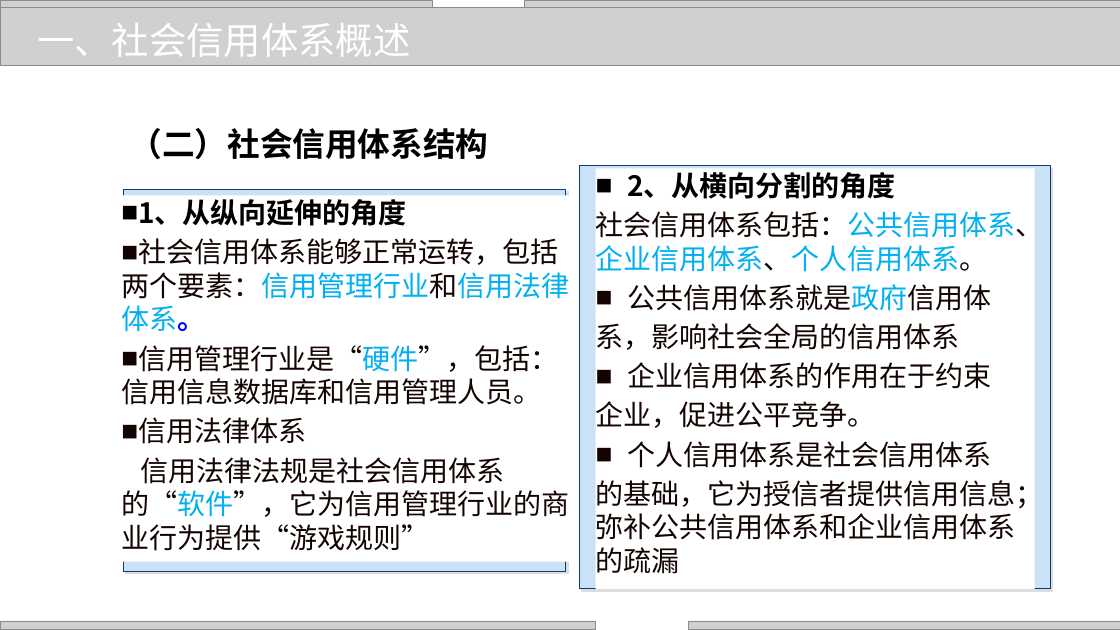
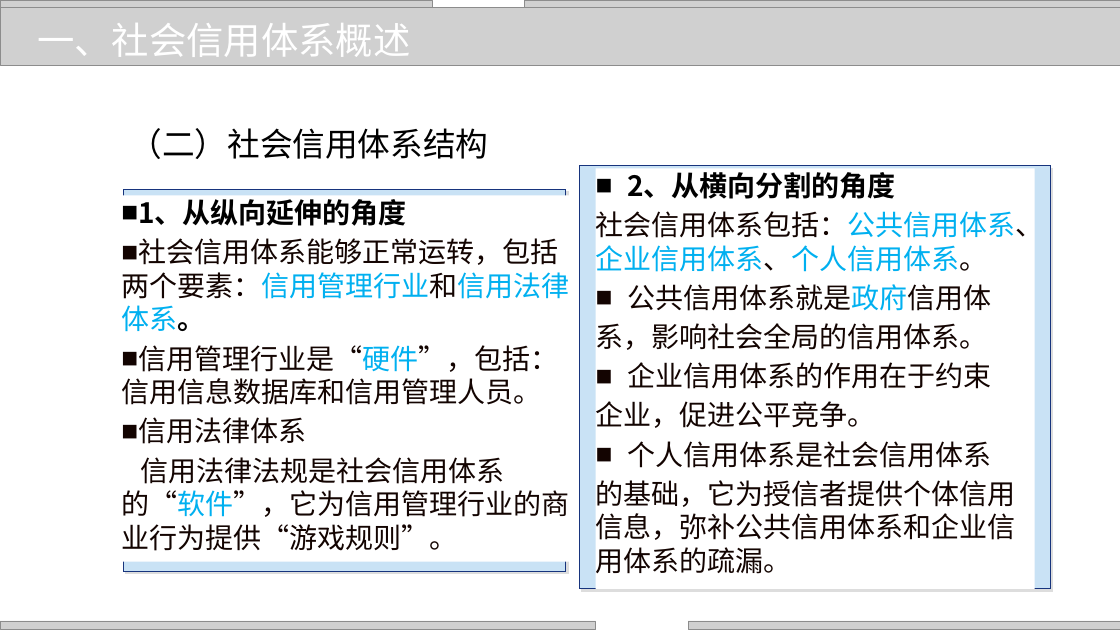
Before and after one commit to zhangjianzhang/internet_credit, a slide deck: slide 6 of files/slides/lecture_3.pptx. Drawn at 1120x630 pixels with LibreOffice and Linux fonts; fonts in the diff are those of the drawing; grey boxes stand for pictures; background and template pictures are left out. Boxes give left, top, right and bottom in pixels: in the first picture for what was removed or moved away, otherwise in the second. Text is boxed around its words. In the diff, an @@ line names an element or a change of style, - is before the commit and + after.

```diff
--- a/files/slides/lecture_3.pptx
+++ b/files/slides/lecture_3.pptx
@@ text "（二）社会信用体系结构" at (x1=130, y1=128, x2=489, y2=159): bold off @@
@@ text in rectangle at (x1=121, y1=238, x2=569, y2=332): text colour #0000FF to #000000 in "社会信用体系能够正常运转，包括两个要素：信用管理行业和信用法律体系。" @@
@@ text in rectangle at (x1=596, y1=323, x2=988, y2=350): text changed @@
-系，影响社会全局的信用体系
+系，影响社会全局的信用体系。
@@ text in rectangle at (x1=121, y1=457, x2=569, y2=551): text changed @@
-信用法律法规是社会信用体系的“软件”，它为信用管理行业的商业行为提供“游戏规则”
+信用法律法规是社会信用体系的“软件”，它为信用管理行业的商业行为提供“游戏规则”。
@@ text in rectangle at (x1=596, y1=480, x2=1016, y2=574): text changed @@
-的基础，它为授信者提供信用信息；弥补公共信用体系和企业信用体系的疏漏
+的基础，它为授信者提供个体信用信息，弥补公共信用体系和企业信用体系的疏漏。
```
Also in this commit, not shown: 4 other slides changed, 9 other files.
